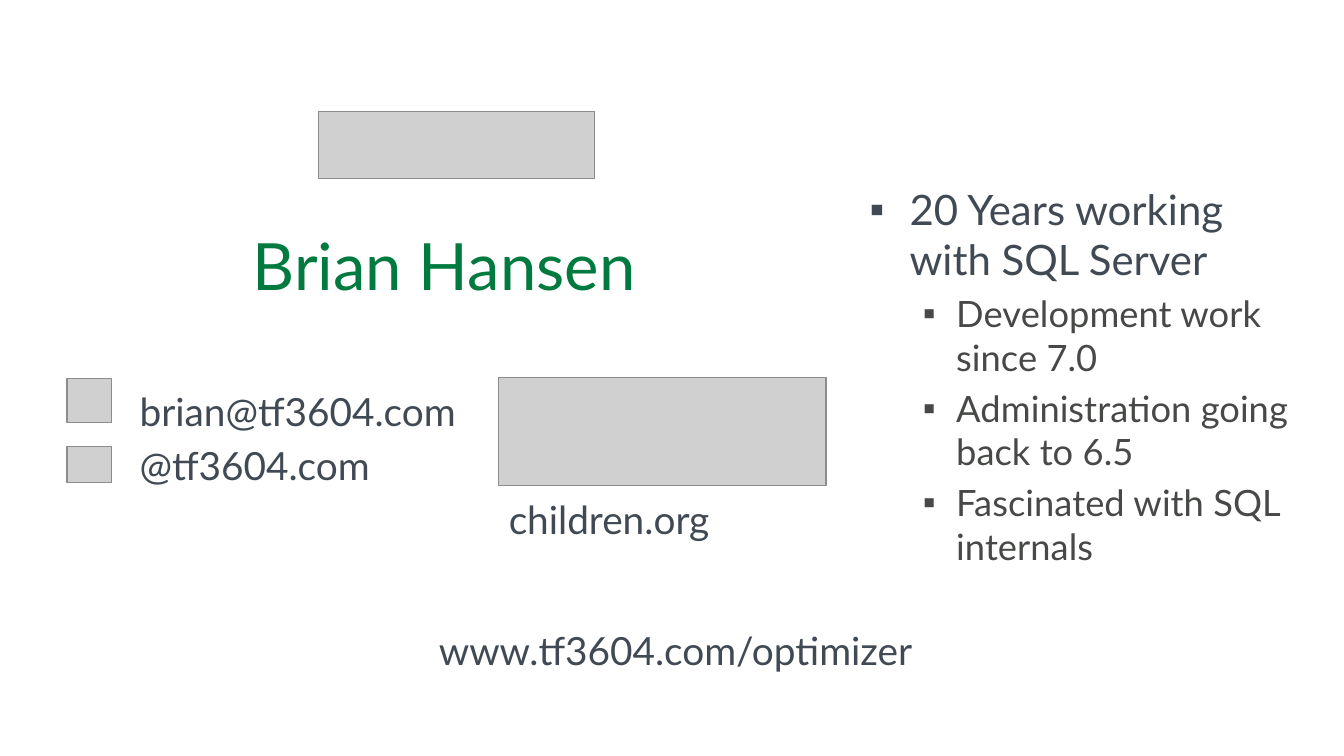
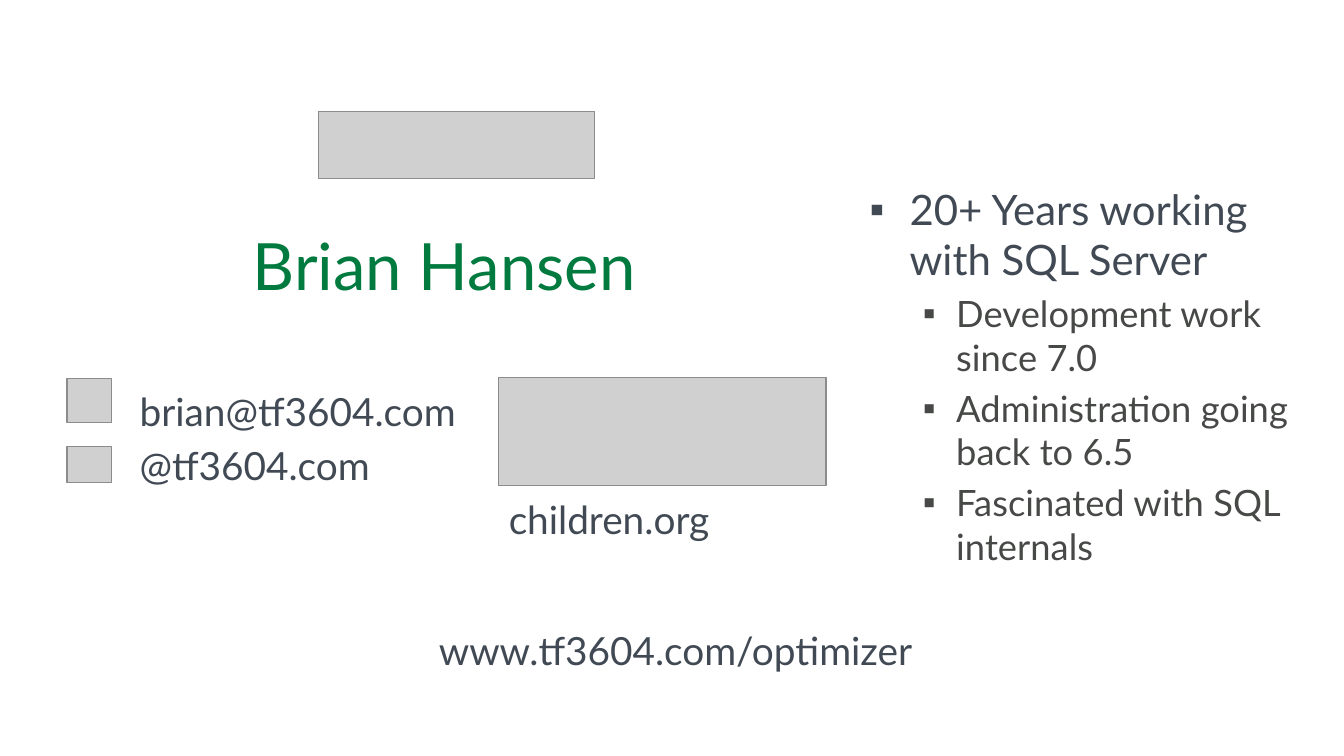
Before and after one commit to tf3604/OptimizerPresentation, a slide deck: slide 2 of Optimizer.pptx. Drawn at 1344x756 pixels with LibreOffice and Linux fonts; fonts in the diff are those of the drawing; grey boxes stand for pictures; background and template pictures are left out. Boxes give left, top, right and bottom in pixels: in the first picture for what was removed or moved away, otherwise in the second. Text is boxed around its words. In the diff, an @@ line names an element or a change of style, - is before the commit and + after.

```diff
--- a/Optimizer.pptx
+++ b/Optimizer.pptx
@@ text at (910,194,1247,281): text changed @@
-▪ 20 Years working with SQL Server
+▪ 20+ Years working with SQL Server
```
Also in this commit, not shown: 6 other slides changed, 1 other file.
